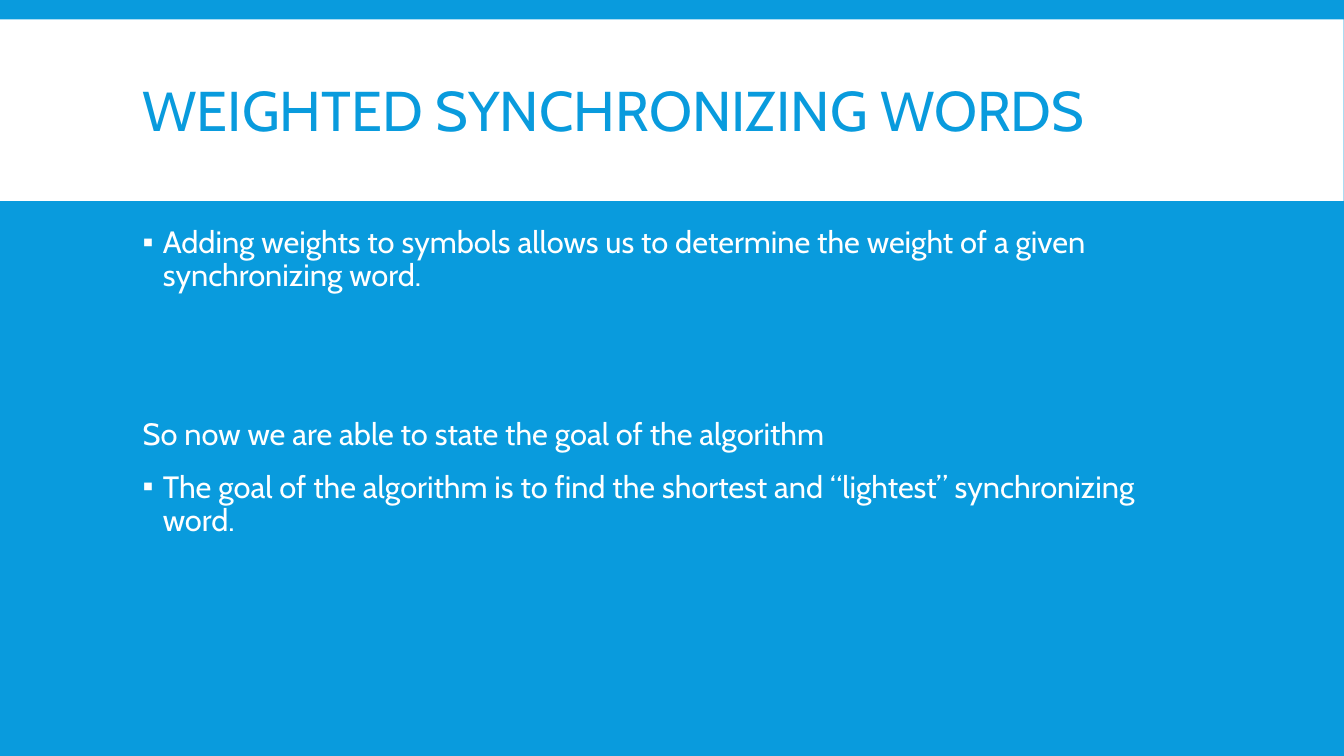
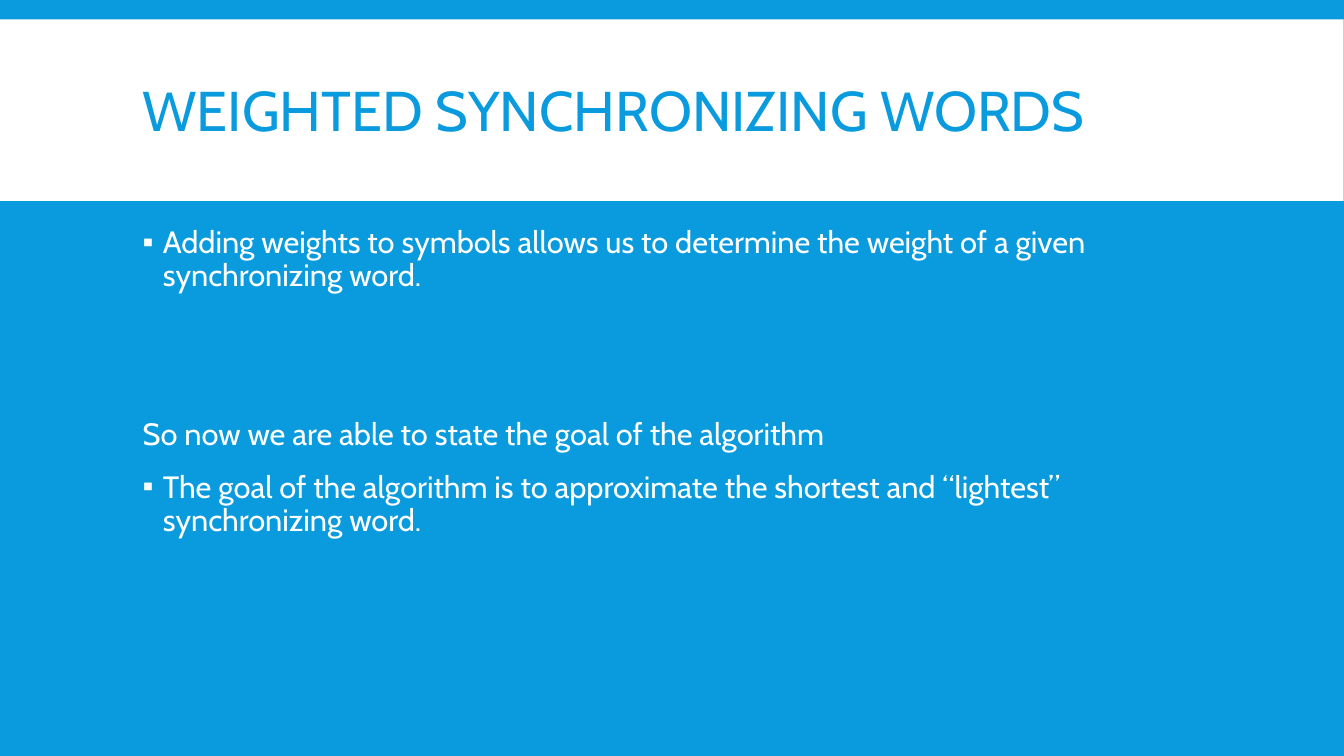
Before and after one commit to Jacobsma/CS477-Project, a slide deck: slide 10 of project.pptx. Drawn at 1344x756 pixels with LibreOffice and Linux fonts; fonts in the diff are those of the drawing. Boxes give left, top, right and bottom in pixels: in the first picture for what was removed or moved away, otherwise in the second. Text is boxed around its words. In the diff, an @@ line names an element or a change of style, - is before the commit and + after.

```diff
--- a/project.pptx
+++ b/project.pptx
@@ text at box(163, 475, 1060, 538): text changed @@
-▪ The goal of the algorithm is to find the shortest and “lightest” synchronizing word.
+▪ The goal of the algorithm is to approximate the shortest and “lightest” synchronizing word.
```
Also in this commit, not shown: 4 other slides changed, 2 other files.
